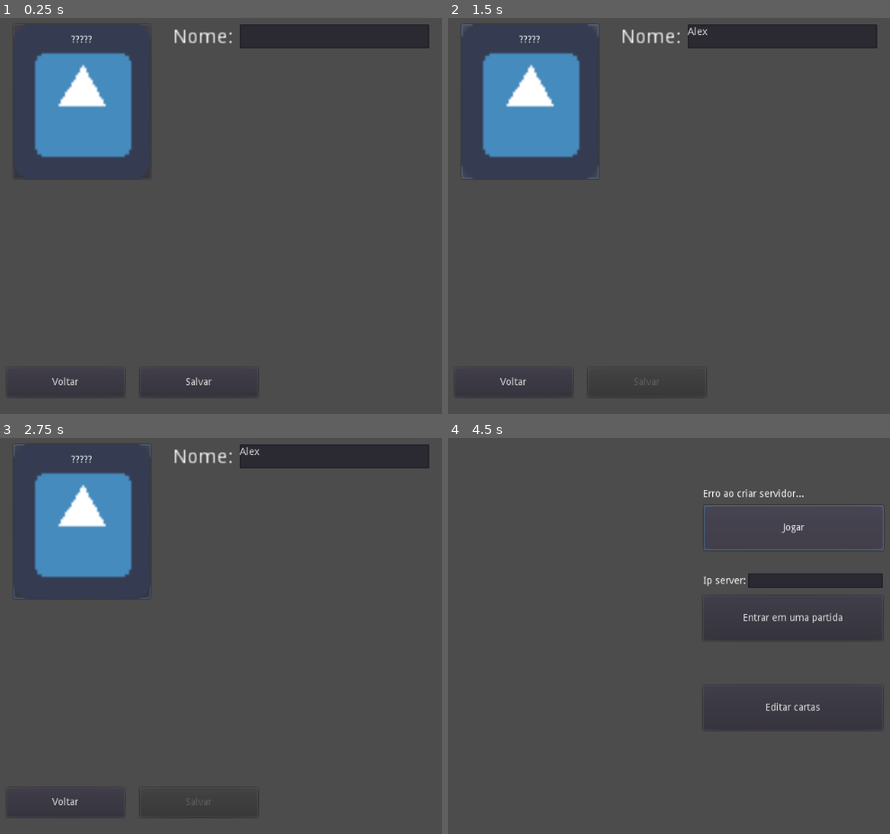
Above: before the commit, frames 1-4 (two rows, left to right).
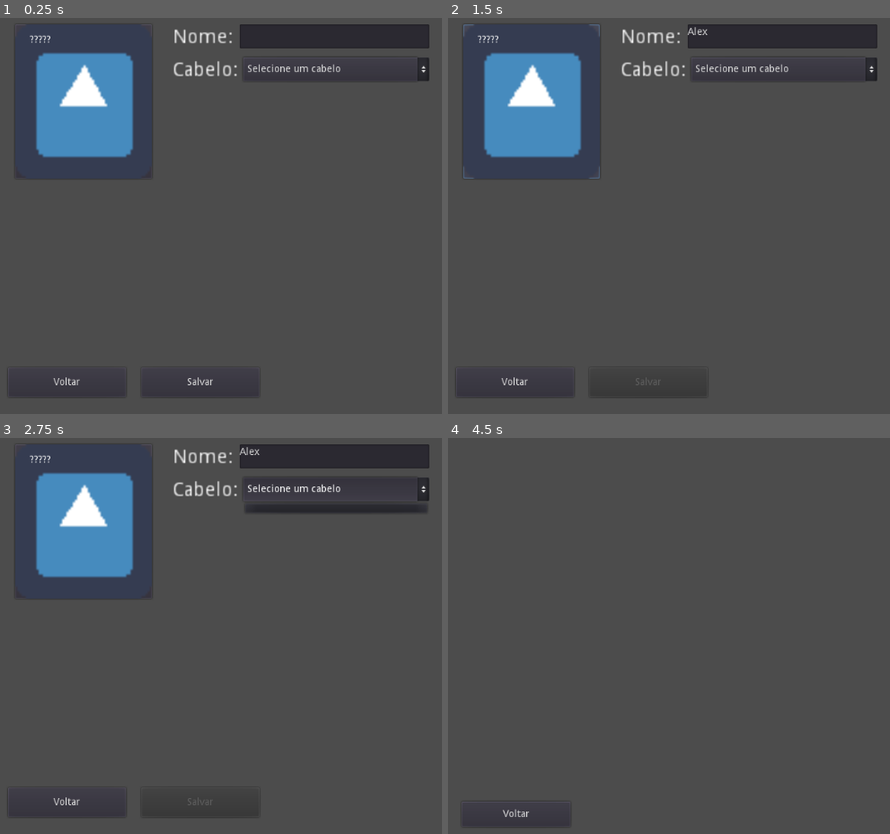
Above: after the commit, the same moments.

Repository: Luisz576/GodotMultiplayer
Game: Godot game, scene res://scenes/EditCard.tscn
The game is run twice, just before and just after one commit, with the same random seed, the same clock (stepped at 60 frames per second) and the same inputs. This scene is started directly instead of the project's main scene. The engine's default icon, where the game draws it, is replaced by a stand-in: a white triangle on a blue panel in a dark square.
Inputs (mouse positions are in pixels of both pictures, inside the frame that each line leads up to):
- Up to frame 1 (0.25 s): no input
- Up to frame 2 (1.5 s): click (783, 37) at 0.52 s; type "Alex" at 0.6 s; click "?????" at 1.25 s
- Up to frame 3 (2.75 s): click (335, 489) at 2 s, where only the run after the commit has a clickable "Selecione um cabelo"
- Up to frame 4 (4.5 s): click "Voltar" at 2.75 s; click "Voltar" at 3.5 s; click (792, 529) at 4.25 s, where only the run before the commit has a clickable "Jogar"

The runs differ from the first frame. In frame 1, 1.3% of the frame differs, in the area x 3-98%, y 4-93%; in frame 2, 1.3%; in frame 3, 2.4%, in the area x 3-98%, y 1-93%; in frame 4, 2.1%.
Error before the commit: Invalid get index 'meta' (on base: 'Nil'). (res://scripts/menu/EditCard.gd:60)
Error after the commit: Invalid get index 'meta' (on base: 'Nil'). (res://scripts/menu/EditCard.gd:59)

Commit message:
Update#2

Diff:
--- a/clashloyale/objects/components/CardBase.tscn
+++ b/clashloyale/objects/components/CardBase.tscn
@@ -18,12 +18,15 @@
 centered = false
 
 [node name="card_name" type="Label" parent="."]
+margin_left = 21.0
 margin_top = 15.0
-margin_right = 195.0
+margin_right = 172.0
 margin_bottom = 29.0
 text = "?????"
-align = 1
 uppercase = true
+__meta__ = {
+"_edit_use_anchors_": false
+}
 
 [node name="panel_fume" type="Sprite" parent="."]
 modulate = Color( 0, 0, 0, 0.431373 )
--- a/clashloyale/project.godot
+++ b/clashloyale/project.godot
@@ -42,11 +42,24 @@
 run/main_scene="res://scenes/MainMenu.tscn"
 config/icon="res://icon.png"
 
+[audio]
+
+default_bus_layout=""
+
 [autoload]
 
 Database="*res://scripts/Database.gd"
 Networking="*res://scripts/Networking.gd"
 
+[input]
+
+spawn_character={
+"deadzone": 0.5,
+"events": [ Object(InputEventKey,"resource_local_to_scene":false,"resource_name":"","device":0,"alt":false,"shift":false,"control":false,"meta":false,"command":false,"pressed":false,"scancode":32,"unicode":0,"echo":false,"script":null)
+, Object(InputEventKey,"resource_local_to_scene":false,"resource_name":"","device":0,"alt":false,"shift":false,"control":false,"meta":false,"command":false,"pressed":false,"scancode":16777221,"unicode":0,"echo":false,"script":null)
+ ]
+}
+
 [rendering]
 
 environment/default_environment="res://default_env.tres"
--- a/clashloyale/scenes/Battle.tscn
+++ b/clashloyale/scenes/Battle.tscn
@@ -1,9 +1,10 @@
-[gd_scene load_steps=7 format=2]
+[gd_scene load_steps=8 format=2]
 
 [ext_resource path="res://scripts/game_components/GameController.gd" type="Script" id=1]
 [ext_resource path="res://scripts/game_components/HudGame.gd" type="Script" id=2]
 [ext_resource path="res://scripts/game_components/CharactersController.gd" type="Script" id=3]
 [ext_resource path="res://objects/components/Jogador.tscn" type="PackedScene" id=4]
+[ext_resource path="res://scripts/game_components/KeyboardController.gd" type="Script" id=5]
 
 [sub_resource type="RectangleShape2D" id=1]
 extents = Vector2( 571.359, 65.2518 )
@@ -15,10 +16,14 @@
 
 [node name="GameComponents" type="Node" parent="."]
 
+[node name="KeyboardController" type="Node" parent="GameComponents"]
+script = ExtResource( 5 )
+
 [node name="GameController" type="Node" parent="GameComponents"]
 script = ExtResource( 1 )
 hudGame_path = NodePath("../hud_game")
 characterController_path = NodePath("../CharactersController")
+keyboardController_path = NodePath("../KeyboardController")
 basePositions = [ Vector2( 70, 450 ), Vector2( 950, 450 ) ]
 
 [node name="CharactersController" type="Node" parent="GameComponents"]
@@ -33,6 +38,19 @@
 margin_right = 1024.0
 margin_bottom = 600.0
 script = ExtResource( 2 )
+__meta__ = {
+"_edit_use_anchors_": false
+}
+
+[node name="error_message" type="Label" parent="GameComponents/hud_game"]
+visible = false
+margin_left = 308.728
+margin_top = 82.2182
+margin_right = 504.728
+margin_bottom = 106.218
+rect_scale = Vector2( 2, 2 )
+custom_colors/font_color = Color( 0.909804, 0.0156863, 0.0156863, 1 )
+text = "You haven't money to do that!"
 __meta__ = {
 "_edit_use_anchors_": false
 }
@@ -73,6 +91,7 @@
 [node name="World" type="Node2D" parent="."]
 
 [node name="map" type="TextureRect" parent="World"]
+visible = false
 margin_left = 0.463255
 margin_right = 1024.46
 margin_bottom = 600.0
@@ -102,3 +121,4 @@
 
 [node name="jogadores" type="YSort" parent="World"]
 [connection signal="timeout" from="GameComponents/GameTimer" to="GameComponents/GameController" method="_on_GameTimer_timeout"]
+[connection signal="timeout" from="GameComponents/GameTimer" to="GameComponents/hud_game" method="_on_GameTimer_timeout"]
--- a/clashloyale/scenes/EditCard.tscn
+++ b/clashloyale/scenes/EditCard.tscn
@@ -6,6 +6,8 @@
 [node name="EditCard" type="Control"]
 anchor_right = 1.0
 anchor_bottom = 1.0
+margin_left = 1.5874
+margin_right = 1.5874
 script = ExtResource( 2 )
 __meta__ = {
 "_edit_use_anchors_": false
@@ -61,5 +63,31 @@
 __meta__ = {
 "_edit_use_anchors_": false
 }
+
+[node name="hair_camp" type="Control" parent="properties_camps"]
+__meta__ = {
+"_edit_use_anchors_": false
+}
+
+[node name="hair" type="Label" parent="properties_camps/hair_camp"]
+margin_left = 265.544
+margin_top = 91.5663
+margin_right = 312.544
+margin_bottom = 105.566
+rect_scale = Vector2( 2, 2 )
+text = "Cabelo:"
+__meta__ = {
+"_edit_use_anchors_": false
+}
+
+[node name="edit_hair" type="OptionButton" parent="properties_camps/hair_camp"]
+margin_left = 367.0
+margin_top = 87.0
+margin_right = 632.0
+margin_bottom = 121.0
+text = "Selecione um cabelo"
+__meta__ = {
+"_edit_use_anchors_": false
+}
 [connection signal="button_down" from="bt_voltar" to="." method="_on_bt_voltar_button_down"]
 [connection signal="button_down" from="bt_save" to="." method="_on_bt_save_button_down"]
--- a/clashloyale/scripts/Database.gd
+++ b/clashloyale/scripts/Database.gd
@@ -56,6 +56,18 @@
 		filename = directory.get_next()
 	return paths
 
+func getFilesOfDir(folder)->Array:
+	var files = []
+	var directory = Directory.new()
+	directory.open(folder)
+	directory.list_dir_begin()
+	var filename = directory.get_next()
+	while filename:
+		if not directory.current_is_dir():
+			files.append(filename)
+		filename = directory.get_next()
+	return files
+
 func _setupDefaultVarsIfIsTheFirstTime():
 	#DECK DEFAULT
 	print(getDeck())
--- a/clashloyale/scripts/components/CardBase.gd
+++ b/clashloyale/scripts/components/CardBase.gd
@@ -10,7 +10,6 @@
 	setEnable(true)
 	$card_background.scale = rect_size / $card_background.texture.get_size()
 	$panel_fume.scale = rect_size / $panel_fume.texture.get_size()
-	pass
 
 func getCard()->Card:
 	return data
@@ -18,11 +17,9 @@
 func setCard(card:Card):
 	data = card
 	_rebuild_card()
-	pass
 
 func setEnable(enable):
 	$panel_fume.visible = !enable
-	pass
 
 func isEnable()->bool:
 	return !$panel_fume.visible
@@ -32,7 +29,6 @@
 	print("TODO: Rebuild card")
 	var characterMeta = data.getMeta()
 	$card_name.text = characterMeta.nome
-	pass
 
 #SIGNALS
 func _on_CardBase_button_down():
@@ -40,4 +36,3 @@
 		emit_signal("onClick")
 	else:
 		emit_signal("onDisabledClick")
-	pass
--- a/clashloyale/scripts/components/Character.gd
+++ b/clashloyale/scripts/components/Character.gd
@@ -7,10 +7,14 @@
 #PROPERTIES
 var gameController = null
 var meta:CharacterMeta = null
+var cardMeta:Card = null
 var mainTargetPosition = null
 
 func getMeta()->CharacterMeta:
 	return meta
+
+func getCardMeta()->Card:
+	return cardMeta
 
 func getNormalVelocity():
 	if setuped and meta != null:
@@ -26,6 +30,7 @@
 func setup(GC, characterMeta:CharacterMeta, tId:int):
 	gameController = GC
 	meta = characterMeta
+	cardMeta = Card.new(characterMeta)
 	teamId = tId
 	mainTargetPosition = gameController.getTargetBasePosition(teamId)
 	setuped = true
--- a/clashloyale/scripts/game_components/CharactersController.gd
+++ b/clashloyale/scripts/game_components/CharactersController.gd
@@ -28,7 +28,7 @@
 	#SPAWN
 	var character = CharacterEmpty.instance()
 	character.setup(gameController, cm, teamId)
-	character.name = cm.name + "_" + str(teamId) + "_"
+	character.name = cm.nome + "_" + str(teamId) + "_"
 	charactersNode.call_deferred("add_child", character)
 	character.position = charactersSpawnsPosition[teamId]
 	character.set_network_master(gameController.getJogadorTeamNetworkMaster(teamId))
--- a/clashloyale/scripts/game_components/GameController.gd
+++ b/clashloyale/scripts/game_components/GameController.gd
@@ -12,6 +12,8 @@
 var hudGame
 export(NodePath) var characterController_path
 var characterController
+export(NodePath) var keyboardController_path
+var keyboardController
 export(Array, Vector2) var basePositions
 
 #GAME VARS
@@ -28,6 +30,7 @@
 
 #PLAYER VARS
 var playerDeck:Deck = null
+var playerDeckCardSelectedIndex = 0
 var playersElixir = []
 
 #READY
@@ -39,8 +42,6 @@
 
 #PROCESS
 func _process(_delta):
-	if Input.is_action_just_pressed("ui_right"):
-		useCard(Card.new(CharacterMeta.new()))
 	match gameState:
 		GameState.GAMEPLAY:
 			hudGame._updateHud()
@@ -86,6 +87,9 @@
 		return teamInfo[teamId]["jogadores"].has(jogadorConnectionId)
 	return false
 
+func getCardSelected():
+	return playerDeck.getCard(playerDeckCardSelectedIndex)
+
 #UPDATES AND FUNCS
 func updateTeamInfo():
 	if get_tree().is_network_server():
@@ -103,6 +107,9 @@
 	else:
 		rpc("_spawnCharacter", card.getMeta().toObject(), Networking.getConnectionId())
 	pass
+
+func selectCard(index:int):
+	playerDeckCardSelectedIndex = index
 
 #GAME FUNCS
 func _setupGame():
@@ -110,13 +117,20 @@
 	#HUD
 	hudGame = get_node(hudGame_path)
 	if hudGame == null:
-		rpc("_errorWhileLoadingGame", "Get HUD has faled!")
+		rpc("_errorWhileLoadingGame", "Get HUD has falled!")
+		return false
 	hudGame.setup(self, MAX_PLAYERS)
 	#CharacterController
 	characterController = get_node(characterController_path)
 	if characterController == null:
-		rpc("_errorWhileLoadingGame", "Get CharacterController has faled!")
+		rpc("_errorWhileLoadingGame", "Get CharacterController has falled!")
+		return false
 	characterController.setup(self)
+	keyboardController = get_node(keyboardController_path)
+	if keyboardController == null:
+		rpc("_errorWhileLoadingGame", "Get KeyboardController has falled!")
+		return false
+	keyboardController.setup(self)
 	#DECK
 	playerDeck = Database.getDeck()
 	#SERVER
@@ -222,8 +236,7 @@
 	pass
 
 remotesync func _failedToSpawnCharacter(reason):
-	print("Failed to spawn characer: " + reason)
-	print("TODO: HERE")
-	#TODO: SHOW IN SCREEN TO PLAYER
+	print("Failed to spawn character: " + reason)
+	hudGame.showMessage(reason)
 	pass
 #########
--- a/clashloyale/scripts/game_components/HudGame.gd
+++ b/clashloyale/scripts/game_components/HudGame.gd
@@ -1,7 +1,11 @@
 extends Control
+
+const TIME_MESSAGE_SHOWING = 2
 
 var gameController = null
 var players_elixir_nodes = []
+
+var message_showing_time = 0
 
 func setup(GC, playersNumber):
 	gameController = GC
@@ -9,6 +13,7 @@
 		players_elixir_nodes.append(get_node("elixir_player_" + str((i + 1))))
 	pass
 
+#updates
 func _updateHud():
 	if gameController != null:
 		$timer.text = _tratarTempo(gameController.timer)
@@ -17,8 +22,21 @@
 				players_elixir_nodes[i].text = str(gameController.playersElixir[i])
 	pass
 
+#funcs
 func _tratarTempo(time)->String:
 	var minutes = time / 60
 	var seconds = time % 60
 	var secondsS = str(seconds) if seconds >= 10 else ("0" + str(seconds))
 	return str(minutes) + ":" + secondsS
+
+func showMessage(message):
+	message_showing_time = TIME_MESSAGE_SHOWING
+	$error_message.text = message
+	$error_message.visible = true
+	pass
+
+func _on_GameTimer_timeout():
+	if(message_showing_time > 0):
+		message_showing_time -= 1
+	else:
+		$error_message.visible = false
--- /dev/null
+++ b/clashloyale/scripts/game_components/KeyboardController.gd
@@ -0,0 +1,15 @@
+extends Node
+
+var gameController
+
+func setup(GC):
+	gameController = GC
+
+func _process(_delta):
+	#spawn
+	if(Input.is_action_just_pressed("spawn_character")):
+		gameController.useCard(gameController.getCardSelected())
+	#numbers
+	for i in Deck.DECK_SIZE:
+		if(Input.is_action_just_pressed("number_" + str(i+1))):
+			gameController.selectCard(i+1)
--- a/clashloyale/scripts/menu/EditCard.gd
+++ b/clashloyale/scripts/menu/EditCard.gd
@@ -10,8 +10,9 @@
 	for camp in $properties_camps.get_children():
 		for camp_camp in camp.get_children():
 			if camp_camp is TextEdit:
-				camp_camp.connect("text_changed", self, "_on_something_change")
-	pass
+				camp_camp.connect("text_changed", self, "_on_text_change")
+			if camp_camp is OptionButton:
+				camp_camp.connect("item_selected", self, "_on_dropbutton_change")
 
 #SET_TWO
 func doEqualsSaveAndEditing(cardMeta:CharacterMeta):
@@ -21,16 +22,15 @@
 	var newMetaSave = CharacterMeta.new()
 	newMetaSave.loadFromObject(cardMeta.toObject())
 	cardSaved = Card.new(newMetaSave)
-	pass
 
 #EDIT
 func setEditingCard(cardIndex:int):
+	_buildCamps()
 	cardIndexOnOriginalDeck = cardIndex
 	var cardMeta = Database.getDeck().getCard(cardIndexOnOriginalDeck).getMeta()
 	doEqualsSaveAndEditing(cardMeta)
 	_updateScreen()
 	_resetCamps()
-	pass
 
 func hasChangeSomethingInCard()->bool:
 	var editing = cardEditing.getMeta()
@@ -53,22 +53,27 @@
 
 func _changeSomeCamp():
 	$bt_save.disabled = !hasChangeSomethingInCard()
-	pass
 
 #CAMPS
 func _getInfoOfCamps():
 	cardEditing.meta.nome = $properties_camps/name_camp/edit_name.text
-	pass
+	if $properties_camps/hair_camp/edit_hair.selected > -1:
+		cardEditing.meta.hair = $properties_camps/hair_camp/edit_hair.selected
 
 func _resetCamps():
 	var saved = cardSaved.getMeta()
 	$properties_camps/name_camp/edit_name.text = saved.nome
+	$properties_camps/hair_camp/edit_hair.select(saved.hair)
 	_changeSomeCamp()
-	pass
 
 func _updateScreen():
-	$CardBase.setCard(cardSaved)
-	pass
+	$CardBase.setCard(cardEditing)
+
+func _buildCamps():
+	for file in Database.getFilesOfDir(Card.HAIR_PATH):
+		if file.ends_with(".png"):
+			file = file.replace(".png", "")
+			$properties_camps/hair_camp/edit_hair.add_item(file)
 
 #SIGNALS
 func _on_bt_voltar_button_down():
@@ -85,9 +90,13 @@
 	doEqualsSaveAndEditing(cardEditing.getMeta())
 	_updateScreen()
 	_changeSomeCamp()
-	pass
 
-func _on_something_change():
+func _on_dropbutton_change(_index):
 	_getInfoOfCamps()
+	_updateScreen()
 	_changeSomeCamp()
-	pass
+
+func _on_text_change():
+	_getInfoOfCamps()
+	_updateScreen()
+	_changeSomeCamp()
